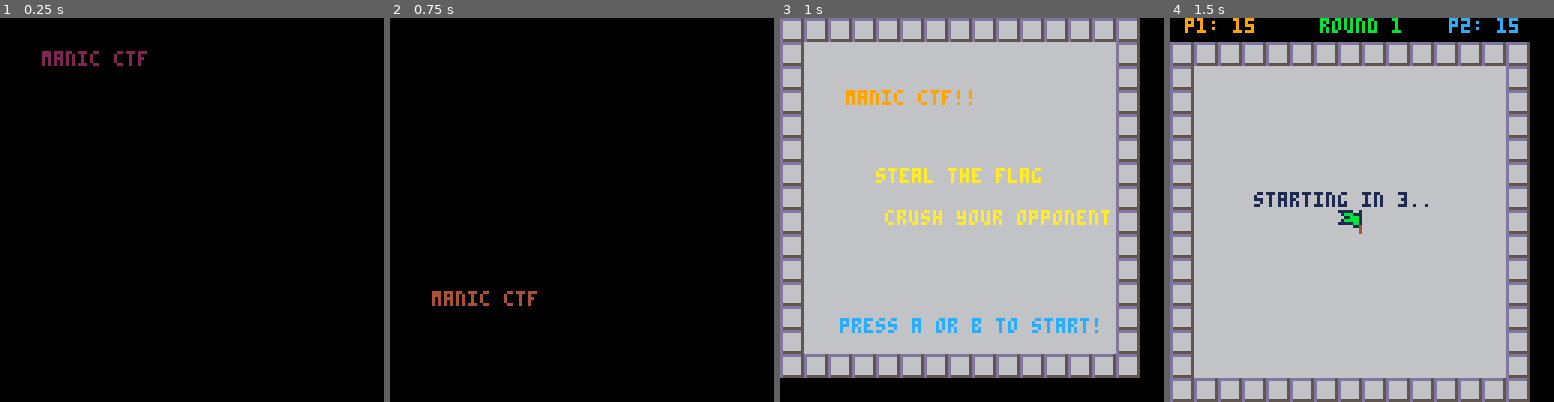
Above: before the commit, frames 1-4 (left to right).
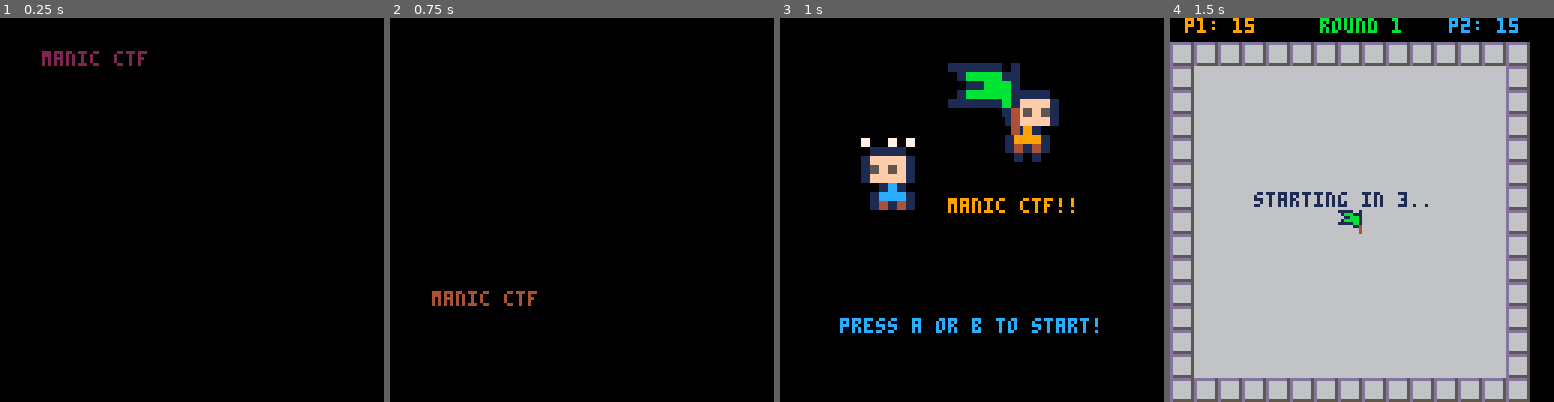
Above: after the commit, the same moments.

Repository: King-Swood/pico-8-fun
Game: PICO-8 cartridge manicctf.p8
Same seed, same stepped clock (60 frames per second), same inputs: the game is played once before the commit and once after it.
Inputs:
- Up to frame 1 (0.25 s): no input
- Up to frame 2 (0.75 s): tap X (X key) at 0.33 s; tap O (Z key) at 0.7 s
- Up to frame 3 (1 s): no input
- Up to frame 4 (1.5 s): tap X (X key) at 1.07 s

Frames 1-2 are identical in both runs. In frame 3, 87% of the frame differs, in the area x 0-94%, y 0-94%; in frame 4, nothing differs.

Commit message:
*Added a new menu screen

Diff:
--- a/manicctf.p8
+++ b/manicctf.p8
@@ -12,23 +12,7 @@
 --		then compare the times between the players to come up with the messages.
 
 -- todo: add sound effects
--- todo: consider pushing into the "incomplete" part of the forum.
--- todo: when the menu first displays the flag should appear on the bottom in a puff of smoke.
---			player 1 runs on, grabs, it and runs off screen
---			both players then are shown periodically chasing the other off-screen, with the player in front always holding the flag.
--- todo: centre the playing field on screen.
 -- todo: setup on raspberry pi to do some playtesting with sarah.
--- todo: fix bug where players might be able to randomly be moved to out-of-bounds.
--- todo: fix bug where a player can randomly be placed on the flag and then not pick it up.
--- todo: fix bug where a player can
---   steal the flag, but then the other player
---   somehow lands on the square of the first
---   player causing them to drop the flag again.
-
--- todo:	fix random movements.
---			they are a good idea, however they should still take into account the direction the player wishes to go.
---			so instead of moving in any direction, the random variable should hold either: any, up, down, left, or right.
---			then when we generate the random movement, if the player is randomly moving up, then y definitely decreases by 1, but x could be either -1, +1, or 0.
 
 -- enabledebug = true
 enabledebug = false
@@ -110,6 +94,12 @@
 	_draw=menu_draw
 
 	menu={}
+	menu.p1=player_create(72,24,1,false,false)
+	menu.p2=player_create(24,40,2,false,false)
+	menu.p2.flipx=true
+	anim_set(menu.p2,"fallen")
+	menu.flag = flag_create(56,15)
+	menu.p2.falltimer = 0
 	menu.p1rotate=false
 	menu.p2rotate=false
 	menu.p2ai=false
@@ -121,11 +111,18 @@
 
 function menu_draw()
 	cls()
-	map(0,0)
-	print("manic ctf!!",22,24,9)
-
-	print("steal the flag",32,50,10)
-	print("crush your opponent",35,64,10)
+	anim_draw_scale(menu.p1,3)
+	pal(p1colour,p2colour)
+	anim_draw_scale(menu.p2,3)
+	pal()
+	menu.p2.falltimer += 1
+	anim_update(menu.p2)
+	anim_update(menu.flag)
+	anim_draw_scale(menu.flag,3)
+	print("manic ctf!!",56,60,9)
+
+	-- print("steal the flag",32,50,10)
+	-- print("crush your opponent",35,64,10)
 
 	print("press a or b to start!",20,100,12)
 end
@@ -420,9 +417,8 @@
 
 	anim_draw(p)
 	if p.flag then
-	 local x = p.x*8-3
-	 if p.flipx then x = p.x*8+3 end
-
+		local x = p.x*8-3
+		if p.flipx then x = p.x*8+3 end
 		spr(3,
 			x,
 			p.y*8-1,
@@ -606,6 +602,14 @@
 	end
 end
 
+function anim_draw_scale(a,scale)
+	if (a.visible and not a.remove) then
+		local sx, sy = (a.sp[a.f] % 16) * 8, flr(a.sp[a.f] \ 16) * 8
+		-- spr(a.sp[a.f],nx,ny,1,1,a.flipx,a.flipy)
+		sspr(sx,sy,8,8,a.x,a.y,8*scale,8*scale,a.flipx,a.flipy)
+	end
+end
+
 function anim_set(a,anim)
 	local temp=a.anims[anim]
 	a.stp=temp.ticks
